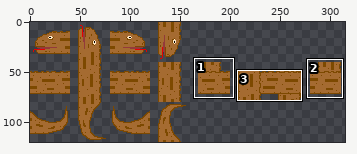
Sprite sheet, stored at assets/snake.png. The first picture is a wide view before the edit; the outline marks the close-up.
Close-up. Earlier state:
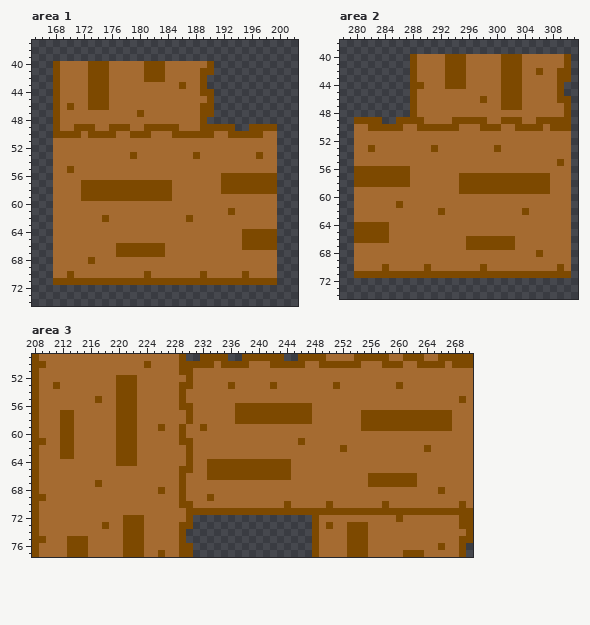
The file is 320x120 pixels. Shown: area 1: x 165..202, y 37..74; area 2: x 278..311, y 38..74; area 3: x 208..270, y 49..77. The wide view leaves out empty margins.
After the commit:
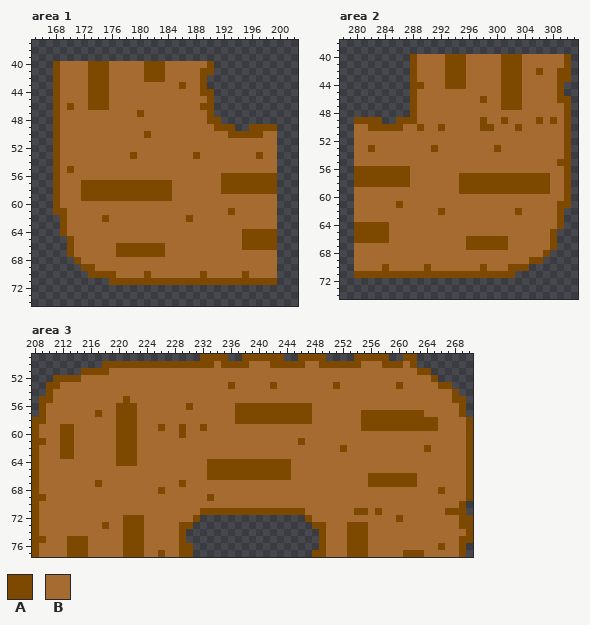
Palette (. is transparent): A #7d4900  B #a56b31
Difference:
Changed rows in their new state; - is an unchanged pixel.
Area 1:
first column x 168:
47 ---------------------B--
48 ---------------------BAA
49 ---BBB--BBB--BBBBB---BB-
50 -BBB-BBBB--BB----BBBBBB-
51 A-----------------------
52 A-----------------------
53 A-----------------------
54 A-----------------------
55 A-----------------------
56 A-----------------------
57 A-----------------------
58 A-----------------------
59 A-----------------------
60 A-----------------------
61 AA----------------------
62 .A----------------------
63 .A----------------------
64 .A----------------------
65 ..A---------------------
66 ..A---------------------
67 ..A---------------------
68 ...A-B------------------
69 ....AA------------------
70 .....AAAA---------------
71 ........----------------
Area 2:
first column x 289:
49 B----BBBB----BB---B-B-
50 -BB-BB-----B---BBB-BB-
51 ---------------------A
52 ---------------------A
53 ---------------------A
54 ---------------------A
55 ---------------------A
56 ---------------------A
57 ---------------------A
58 ---------------------A
59 ---------------------A
60 ---------------------A
61 --------------------AA
62 --------------AB----A.
63 --------------------A.
64 --------------------A.
65 -------------------A..
66 -------------B-----A..
67 -------------B-----A..
68 -----------------BA...
69 ----------------AA....
70 -------------AAA......
71 --------------........
Area 3:
first column x 208:
49 ......................--------------------....-----..--........
50 ..........AAAAAA-AAAA---------------------------------A........
51 .......AAAA----------BB--------------------------------AA......
52 ...AAAA-----BBB-------B----------------------------------A.....
53 ..A---------BBB------BB-----------------------------------AA...
54 ..A---------BBB------B--------------------------------------A..
55 .AA------B--B-B------B--------------------------------------A-.
56 .A-------------------B---------------------------------------A.
57 .A--BB---A------------B---------------------------------BBBB-A.
58 -A--BB----------------B-----------------------------------BB--A
59 ----------------------------------------------------------BB--A
60 --------------------------------------------------------------A
61 ---------------------BB---------------------------------------A
62 ----------------------B---------------------------------------A
63 ----------------------B---------------------------------------A
64 ----------------------B---------------------------------------A
65 ---------------------BB---------------------------------------A
66 ---------------------B----------------------------------------A
67 --------------------------------------------------------------A
68 ---------------------B----------------------------------------A
69 ---------------------B----------------------------------------A
70 ---------------------BB-------------B-----B-------B-----------.
71 ----------------------BB---------------BBBBBBB--B-BBBBBBBBB---.
72 ----------------------BA---------------AB----------------------
73 -----------------------------------------AB--------------------
74 ----------------------------------------.A---------------------
75 ----------------------------------------.A---------------------
76 ----------------------------------------.A---------------------
77 -----------------------------------------A---------------------
